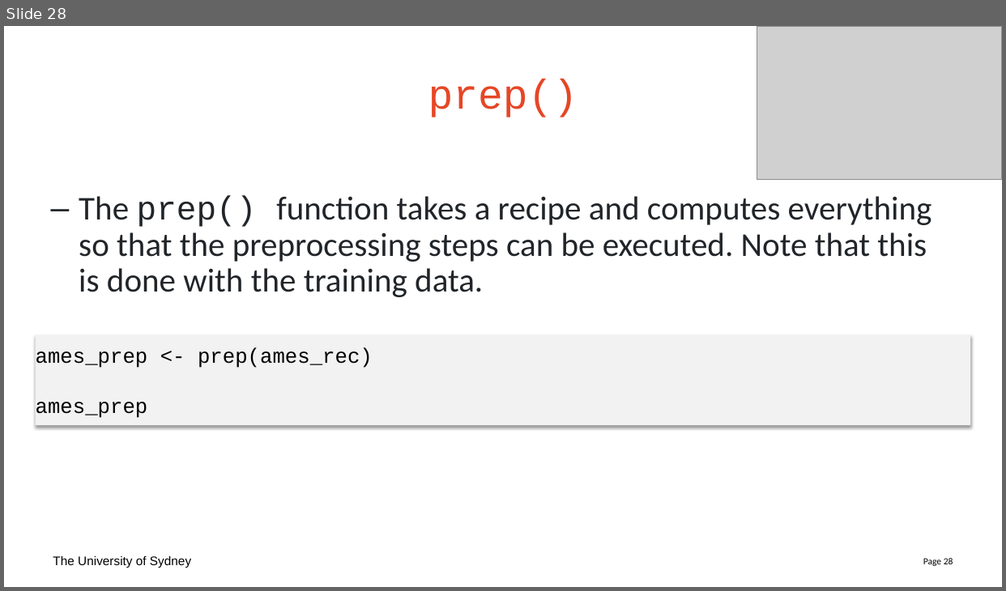
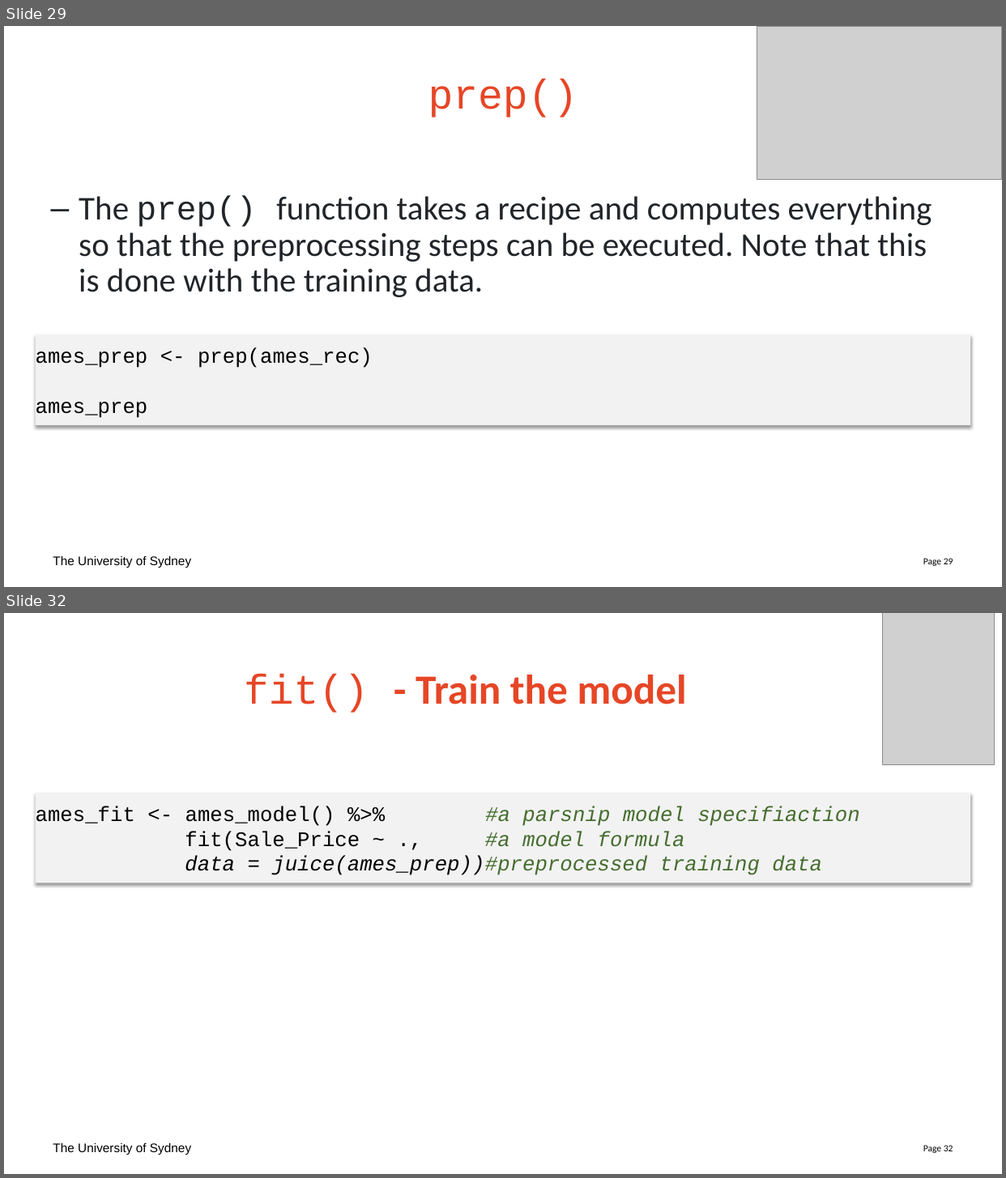
Before and after one commit to Sydney-Informatics-Hub/lessons_mlr_tidymodels, a slide deck: slides/slides.pptx. Shown one above the other, each under a label of ours: slide 28 before the commit, slides 29 and 32 after it; the slides between them are not shown. The pictures are 1006x591 and 1006x1178 pixels, drawn with LibreOffice and Linux fonts; fonts in the diff are those of the drawing; grey boxes stand for pictures. Boxes give left, top, right and bottom in pixels: in the first picture for what was removed or moved away, otherwise in the second. Text is boxed around its words. In the diff, an @@ line names an element or a change of style, - is before the commit and + after.

```diff
--- a/slides/slides.pptx
+++ b/slides/slides.pptx
@@ slide 32 added at bbox=[4, 613, 1002, 1174], background #FFFFFF; not listed: 2 template elements that a slide beside it also shows @@
@@ picture added at bbox=[883, 613, 995, 765] @@
@@ title added at bbox=[244, 674, 687, 713], 40 pt, text #E64626, bold @@
+fit() - Train the model
@@ rectangle added at bbox=[36, 793, 971, 884], fill #F2F2F2, 20 pt, text #456E2F, italic @@
+ames_fit <- ames_model() %>% #a parsnip model specifiaction
+fit(Sale_Price ~ ., #a model formula
+data = juice(ames_prep))#preprocessed training data
@@ what was slide 28 is now slide 29 @@
@@ page number at bbox=[923, 558, 953, 566]: text changed @@
-Page 28
+Page 29
```
Also in this commit, not shown: 3 slides changed, 15 other slides added, 8 other files.
